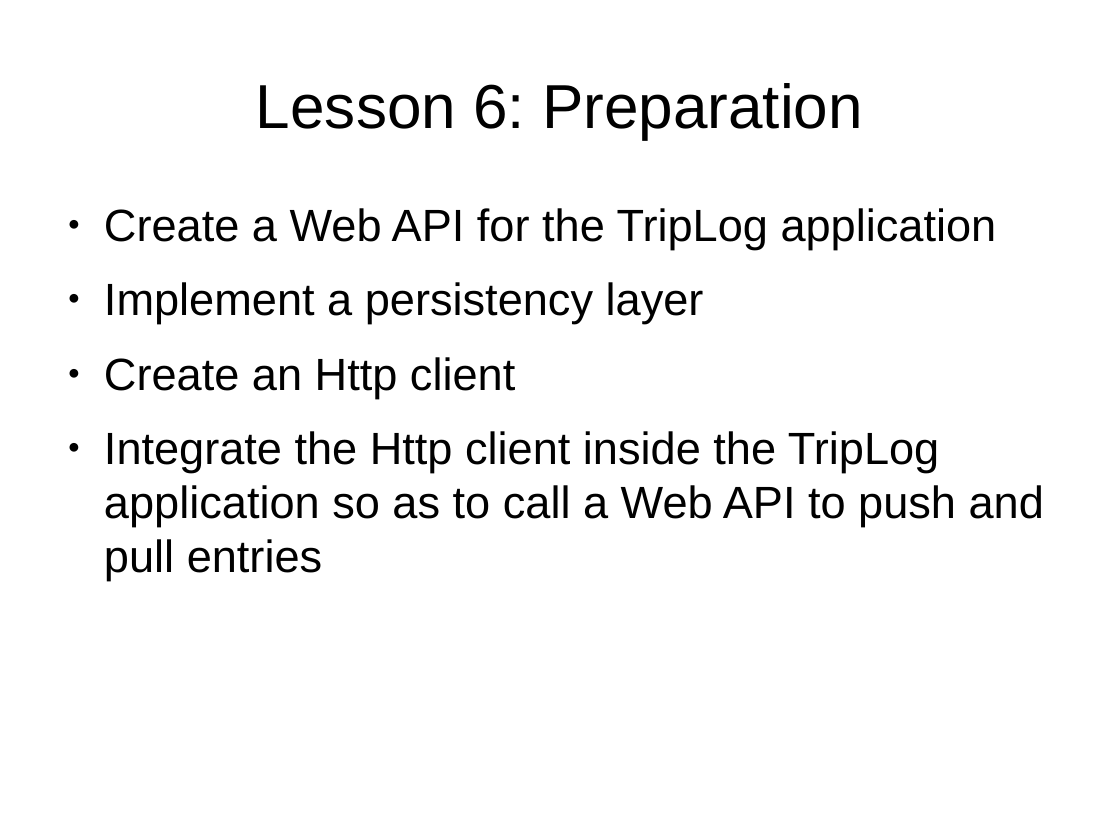
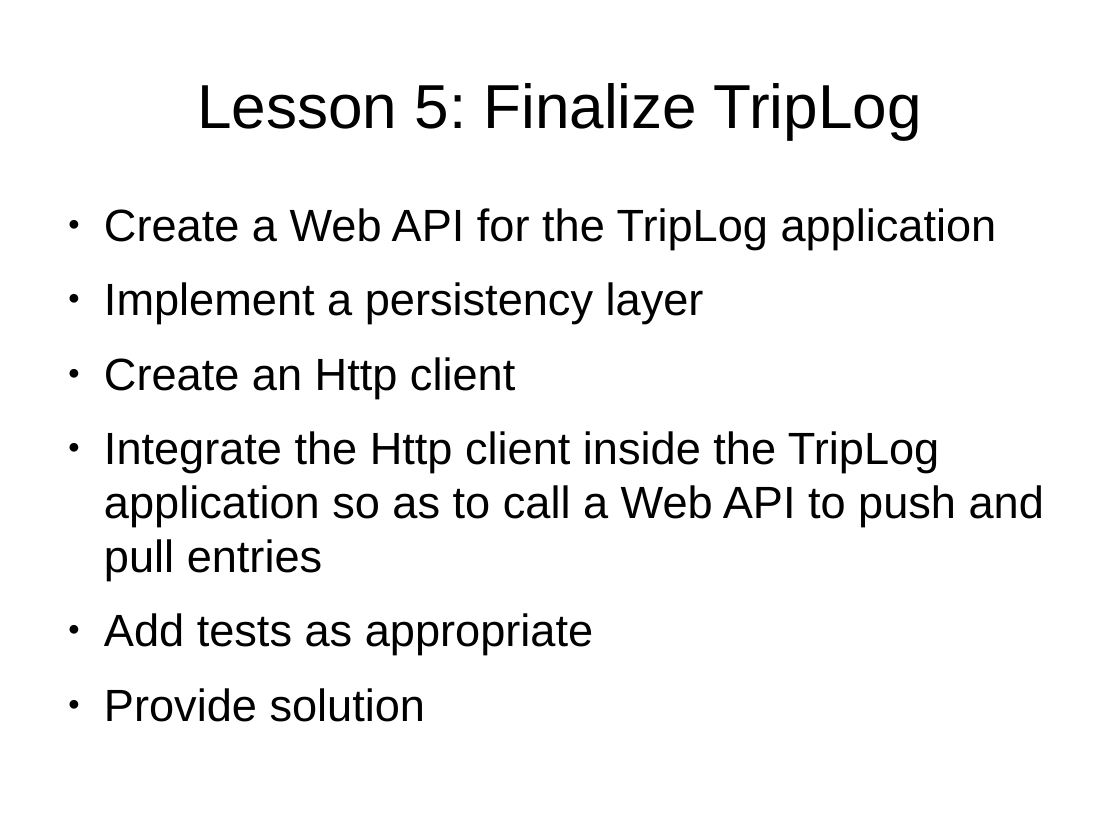
Before and after one commit to umbgtt10/TripLogFinal, a slide deck: slide 6 of Lessons/Lesson5/Lesson.odp. Drawn at 1120x840 pixels with LibreOffice and Linux fonts; fonts in the diff are those of the drawing. Boxes give left, top, right and bottom in pixels: in the first picture for what was removed or moved away, otherwise in the second. Text is boxed around its words. In the diff, an @@ line names an element or a change of style, - is before the commit and + after.

Commit message:
Finalized.

```diff
--- a/Lessons/Lesson5/Lesson.odp
+++ b/Lessons/Lesson5/Lesson.odp
@@ title at (197,83,921,139): text changed @@
-Lesson 6: Preparation
+Lesson 5: Finalize TripLog
@@ text at (104,613,593,722): paragraphs added @@
+● Add tests as appropriate
+● Provide solution
```
Also in this commit, not shown: 1 slide added, 2 other files.
